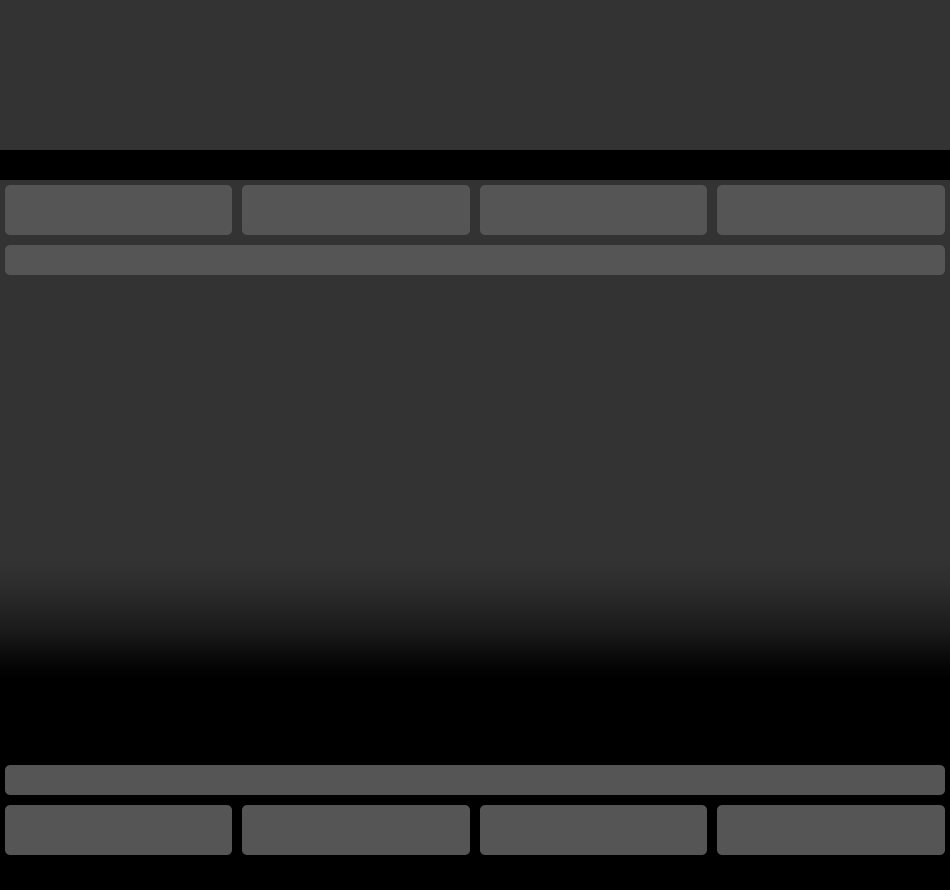
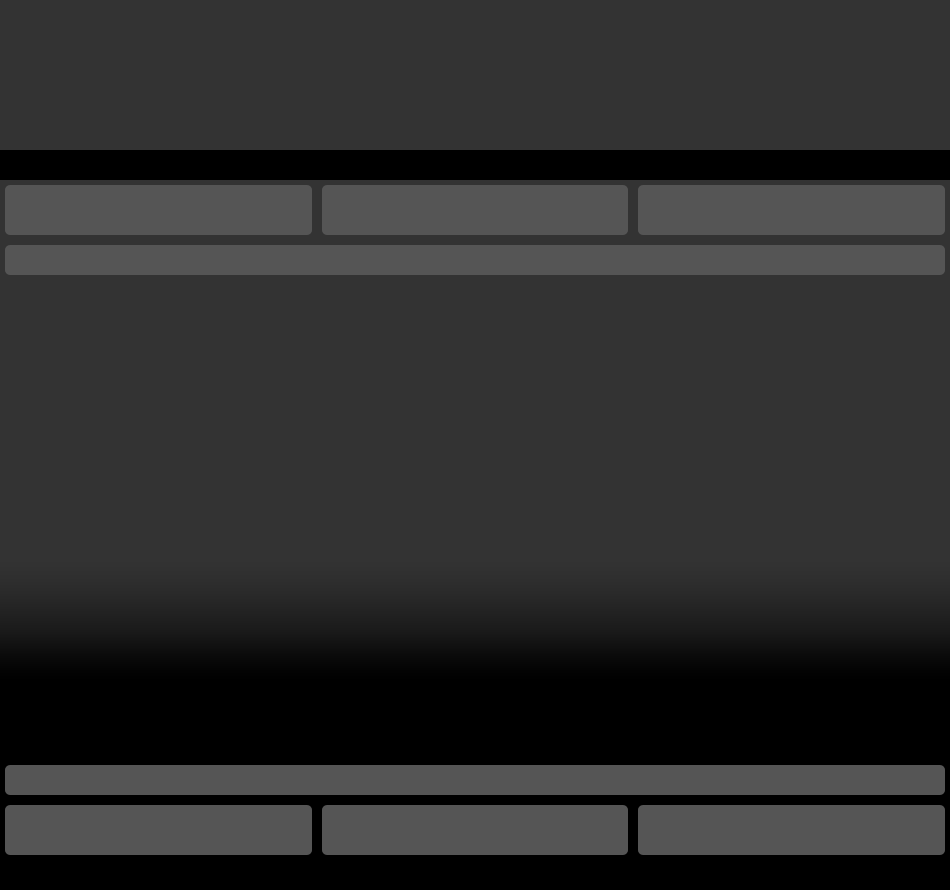
Revision of a layered 950px x 890px image; what changed, layer by layer:
painted on "header/footer widgets" over [227, 185, 722, 855]
